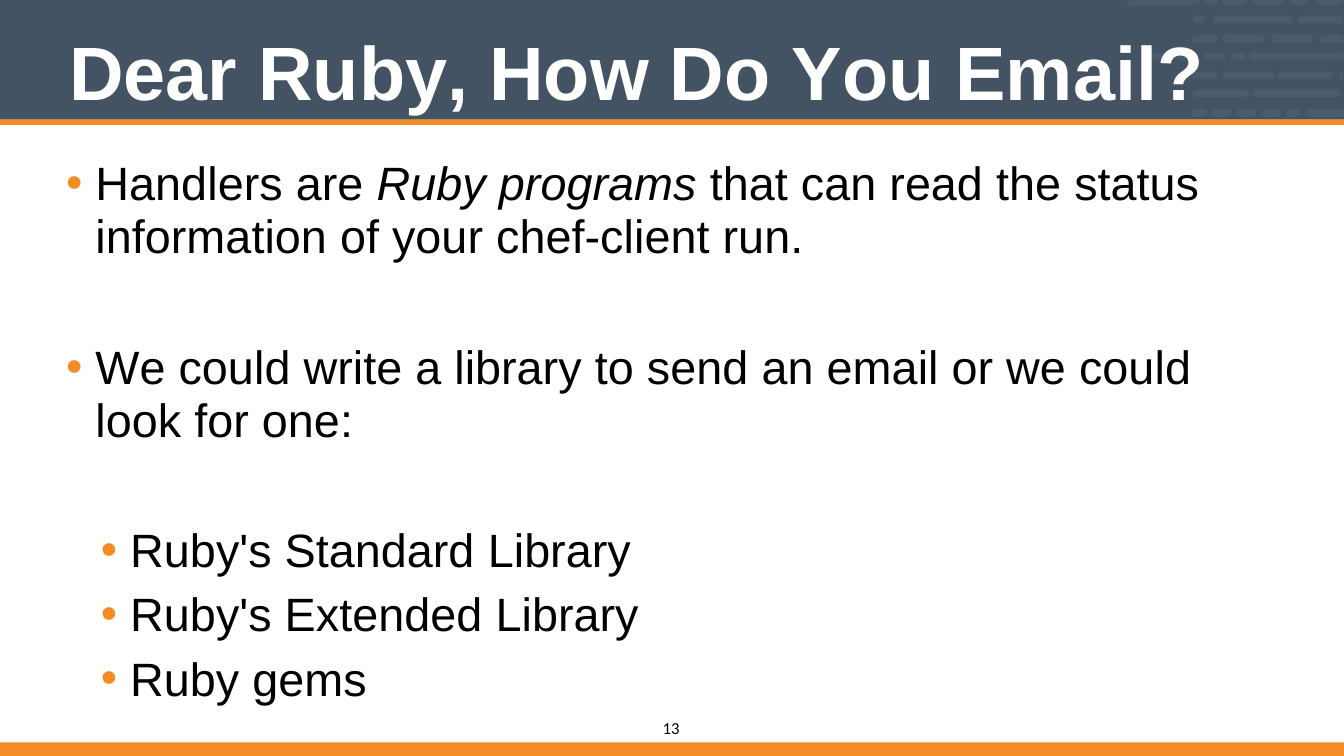
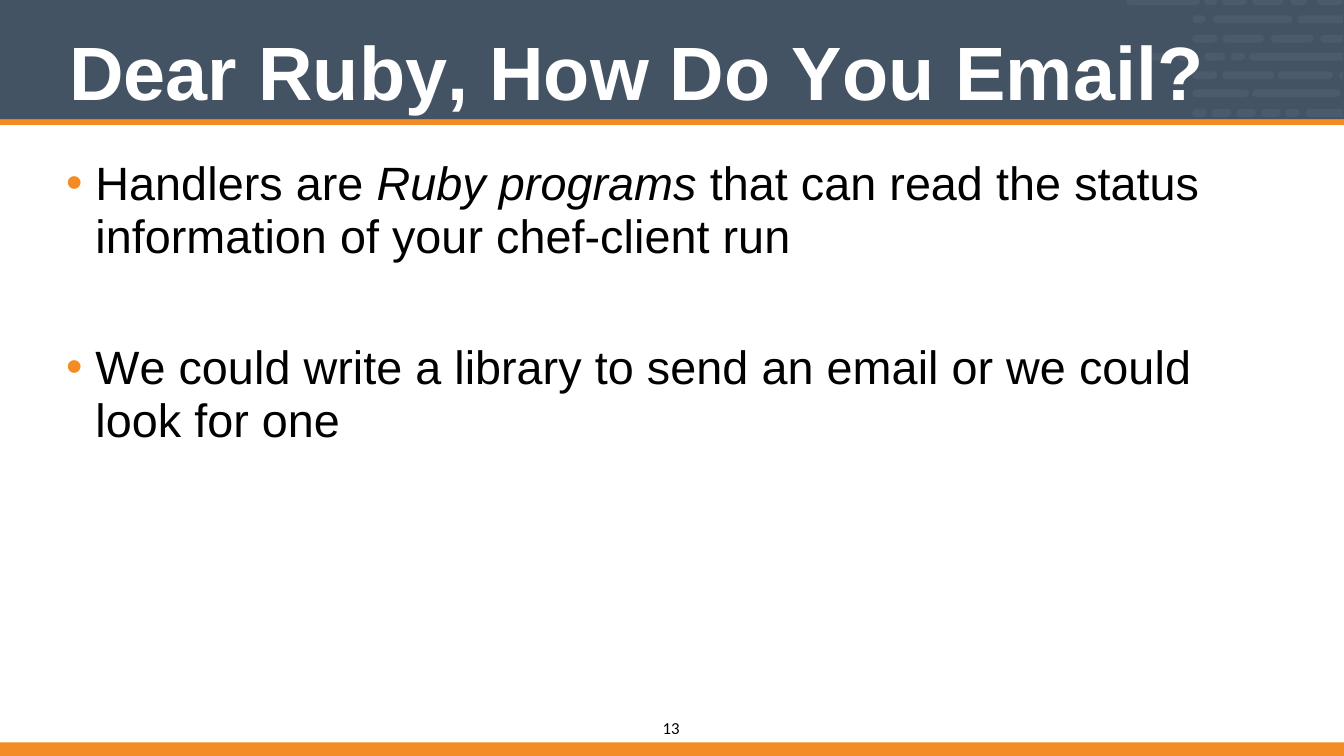
Before and after one commit to vinyar/chef-intermediate, a slide deck: slide 13 of Modules/08-Chef_Intermediate.pptx. Drawn at 1344x756 pixels with LibreOffice and Linux fonts; fonts in the diff are those of the drawing. Boxes give left, top, right and bottom in pixels: in the first picture for what was removed or moved away, otherwise in the second. Text is boxed around its words. In the diff, an @@ line names an element or a change of style, - is before the commit and + after.

```diff
--- a/Modules/08-Chef_Intermediate.pptx
+++ b/Modules/08-Chef_Intermediate.pptx
@@ text at <box>95,166,1199,438</box>: text changed @@
-• Handlers are Ruby programs that can read the status information of your chef-client run.
-• We could write a library to send an email or we could look for one:
-  • Ruby's Standard Library
-  • Ruby's Extended Library
-  • Ruby gems
+• Handlers are Ruby programs that can read the status information of your chef-client run
+• We could write a library to send an email or we could look for one
```
Also in this commit, not shown: 29 other slides changed, 1 slide removed.
